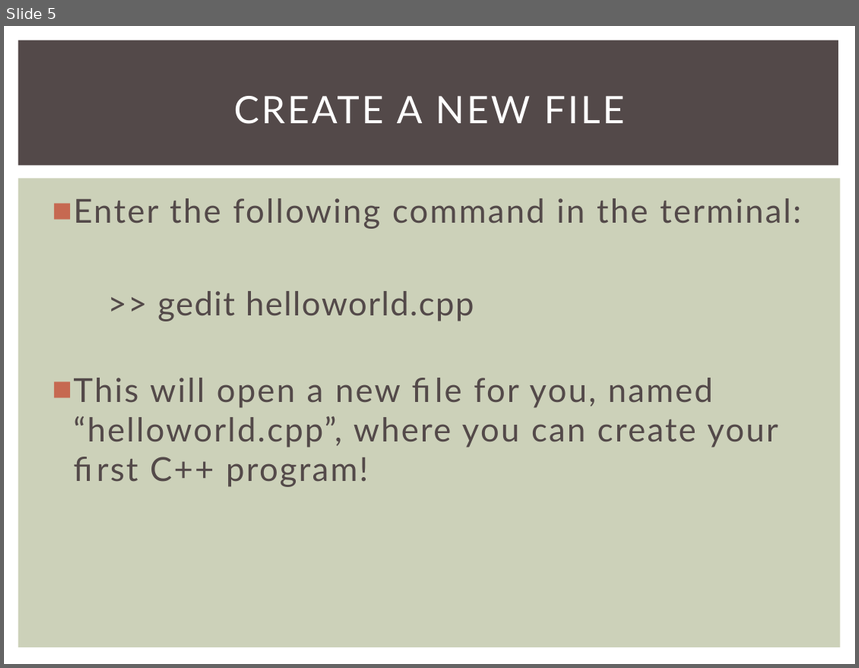
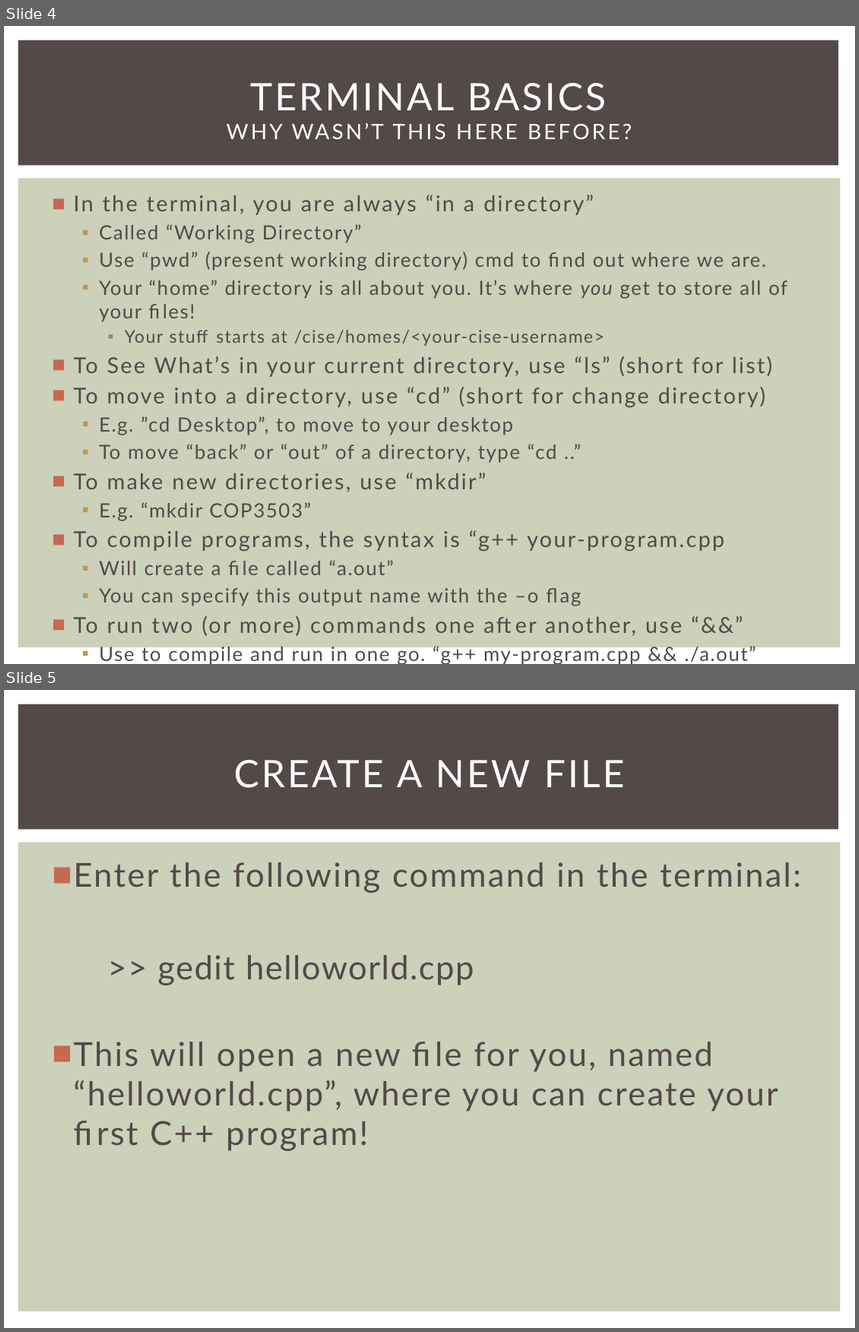
Before and after one commit to JonathanZip/COP3503-Fall2016, a slide deck: Lab_01/Lab1.pptx. Shown one above the other, each under a label of ours: slide 5 before the commit, slides 4 and 5 after it. The pictures are 859x668 and 859x1332 pixels, drawn with LibreOffice and Linux fonts; fonts in the diff are those of the drawing. Boxes give left, top, right and bottom in pixels: in the first picture for what was removed or moved away, otherwise in the second. Text is boxed around its words. In the diff, an @@ line names an element or a change of style, - is before the commit and + after.

```diff
--- a/Lab_01/Lab1.pptx
+++ b/Lab_01/Lab1.pptx
@@ slide 4 added at [4, 26, 855, 664], background #FFFFFF; not listed: 2 template elements that a slide beside it also shows @@
@@ title added at [250, 83, 606, 139], 18 pt, text #FFFFFF @@
+TERMINAL BASICS
+WHY WASN’T THIS HERE BEFORE?
@@ text added at [73, 195, 788, 664], 16.6 pt, text #534949 @@
+■ In the terminal, you are always “in a directory”
+  ▪ Called “Working Directory”
+  ▪ Use “pwd” (present working directory) cmd to find out where we are.
+  ▪ Your “home” directory is all about you. It’s where you get to store all of your files!
+    ▪ Your stuff starts at /cise/homes/<your-cise-username>
+■ To See What’s in your current directory, use “ls” (short for list)
+■ To move into a directory, use “cd” (short for change directory)
+  ▪ E.g. ”cd Desktop”, to move to your desktop
+  ▪ To move “back” or “out” of a directory, type “cd ..”
+■ To make new directories, use “mkdir”
+  ▪ E.g. “mkdir COP3503”
+■ To compile programs, the syntax is “g++ your-program.cpp
+  ▪ Will create a file called “a.out”
+  ▪ You can specify this output name with the –o flag
+■ To run two (or more) commands one after another, use “&&”
+  ▪ Use to compile and run in one go. “g++ my-program.cpp && ./a.out”
```
Also in this commit, not shown: 3 slides changed, 1 other slide added, 1 slide removed.
